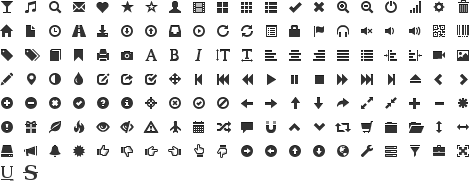
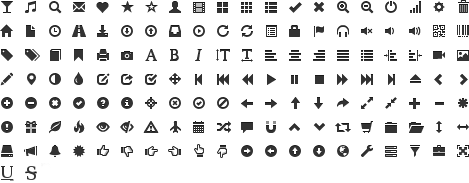
Before/after of a 469×183 layered artwork. What changed in the layer stack:
painted on "S" over [left=25, top=165, right=37, bottom=180]
painted on "strikethrough" over [left=23, top=163, right=50, bottom=174]
